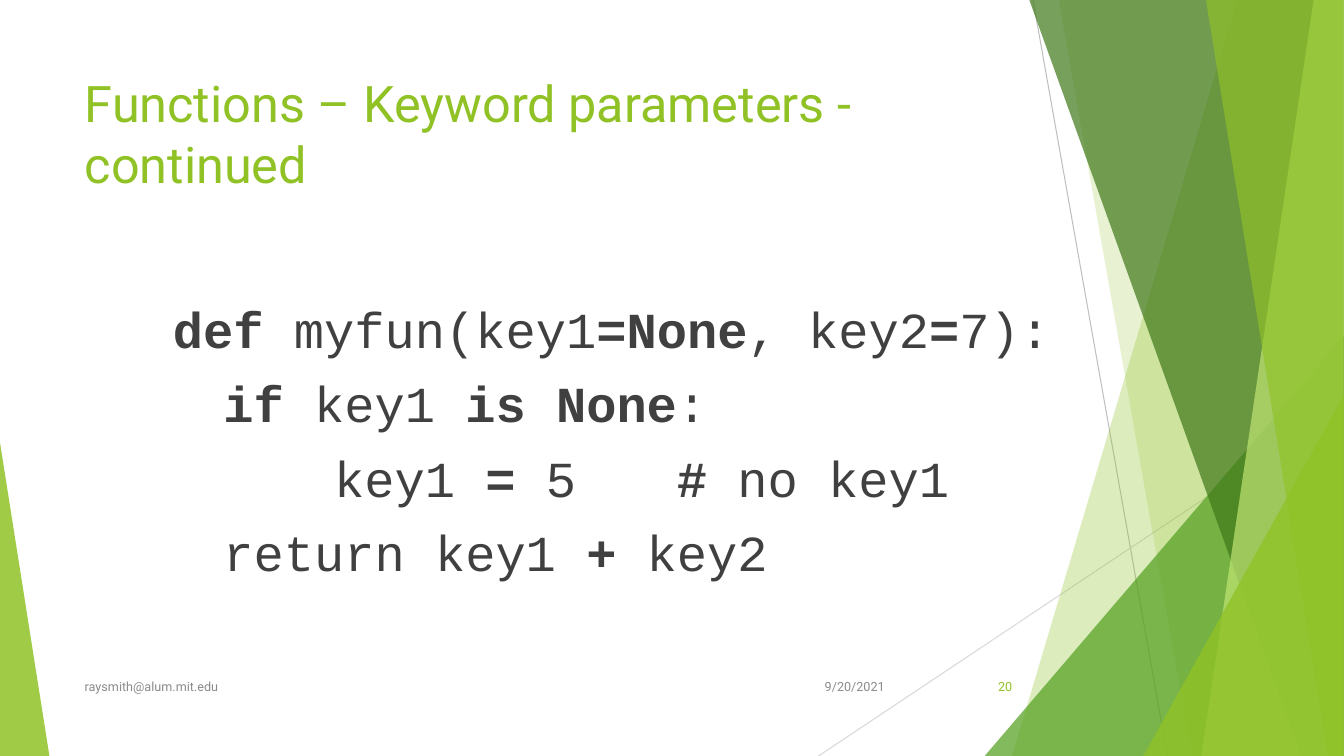
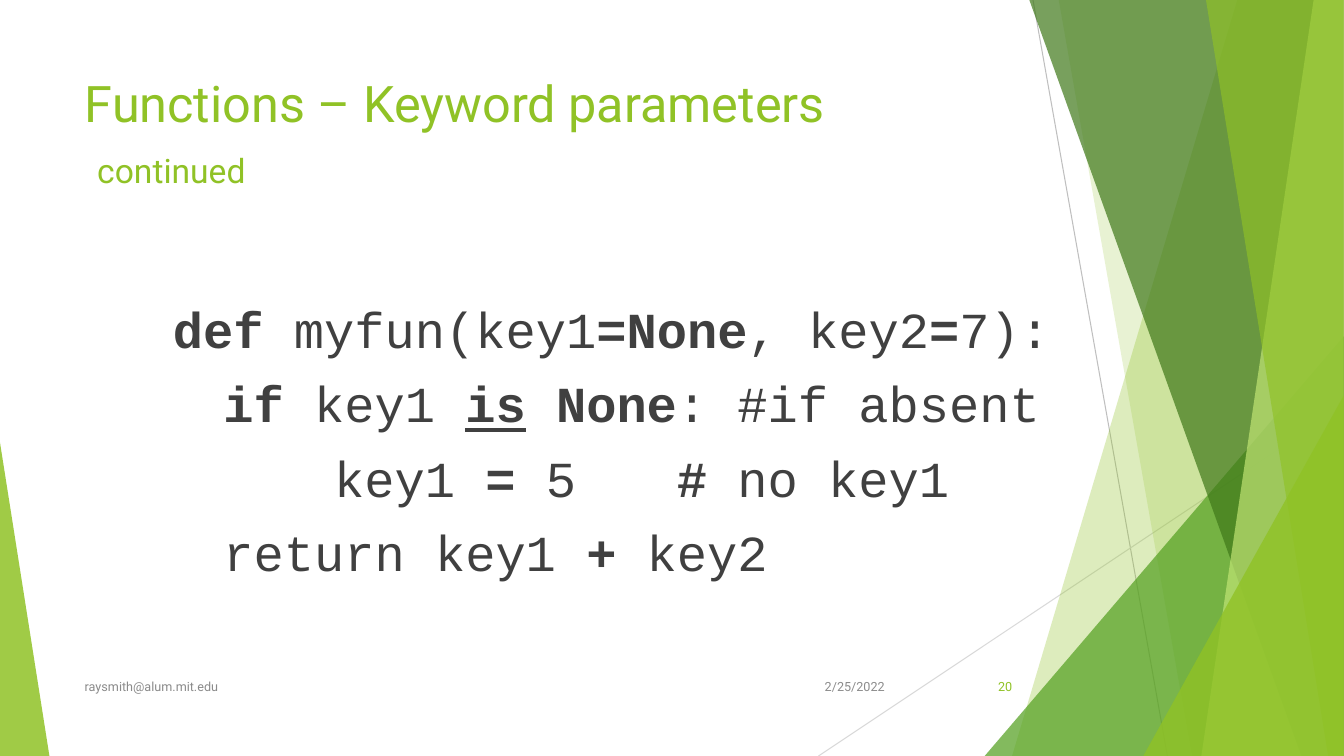
Before and after one commit to raysmith619/Introduction-To-Programming, a slide deck: slide 20 of presentation/Class_2_Ideas_Tools_Functions/Class2_Ideas_Tools_Functions.pptx. Drawn at 1344x756 pixels with LibreOffice and Linux fonts; fonts in the diff are those of the drawing. Boxes give left, top, right and bottom in pixels: in the first picture for what was removed or moved away, otherwise in the second. Text is boxed around its words. In the diff, an @@ line names an element or a change of style, - is before the commit and + after.

```diff
--- a/presentation/Class_2_Ideas_Tools_Functions/Class2_Ideas_Tools_Functions.pptx
+++ b/presentation/Class_2_Ideas_Tools_Functions/Class2_Ideas_Tools_Functions.pptx
@@ title at [85, 84, 825, 184]: text changed @@
-Functions – Keyword parameters - continued
+Functions – Keyword parameters
+continued
@@ text at [223, 386, 1039, 433]: text changed; bold off @@
-      if key1 is None:
+      if key1 is None: #if absent
@@ text at [825, 682, 885, 692]: text changed @@
-9/20/2021
+2/25/2022
```
Also in this commit, not shown: 43 other slides changed, 5 slides added, 11 slides removed, 48 other files.
